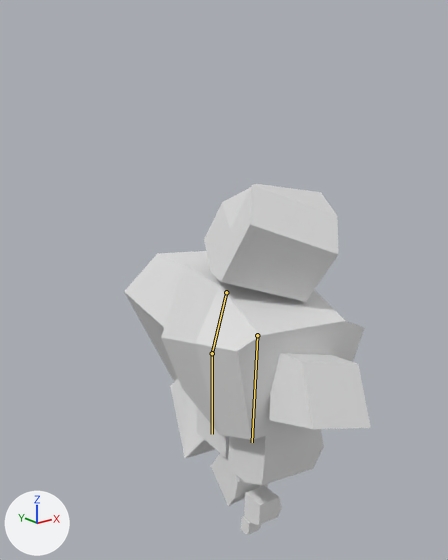
An edit to the FBX model Elderland/Assets/Models/Blender/Enemy/Heavy Enemy/HeavyEnemy.fbx, drawn before and after from the same camera.
One viewpoint serves both versions: a 50 mm lens placed at (-8.39, -9.28, 5.3), pointed at (-0.02, 1.19, 1.11). Arrows for +X, +Y and +Z are at lower left; the lights stay in place. Both versions are drawn at frame 71 of the action 'Armature|Left Attack'; the numbers are the values there. The bones that change are drawn over the model as lines.
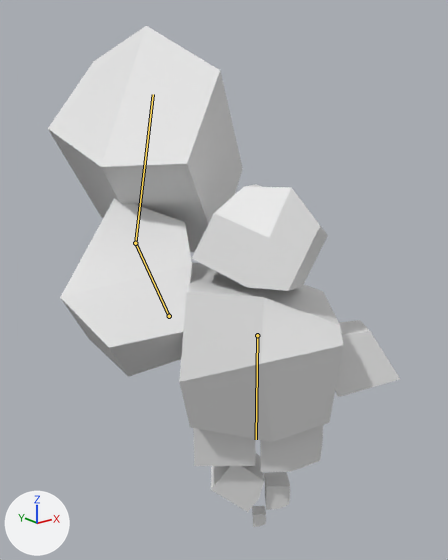
Boxes [x1, y1, x2, y2] around the edits, measured in the pictures (448 x 560 px):
'Cube.003', posed: before [170, 379, 215, 458]; after [48, 26, 243, 252]
'Chest', posed (20% narrower): before [161, 262, 365, 440]; after [179, 263, 343, 442]
'Cube.002', posed: before [124, 251, 208, 382]; after [60, 198, 192, 377]
'Cube.001', posed (9% shorter): before [204, 184, 339, 302]; after [192, 184, 328, 291]
'Cube.006', posed: before [269, 353, 371, 429]; after [335, 320, 400, 397]
'Cube.004', posed: before [228, 427, 324, 485]; after [260, 425, 323, 472]
'Cube.005', posed: before [197, 407, 229, 458]; after [193, 428, 256, 466]
'Cube.012', posed (7% narrower, 13% taller): before [211, 453, 268, 506]; after [211, 452, 264, 512]
'Cube.007', posed (31% narrower): before [244, 486, 282, 525]; after [264, 472, 290, 510]
'Cube.009', posed: before [241, 516, 261, 534]; after [252, 506, 266, 527]
bone 'Chest', root to tip: before (257, 335) to (252, 442); after (257, 335) to (256, 439)
bone 'Left Arm Upper', root to tip: before (226, 292) to (212, 353); after (169, 316) to (135, 243)
bone 'Left Arm Lower', root to tip: before (212, 353) to (212, 434); after (135, 243) to (153, 94)

What the commit changed:
Bone 'Chest' (bone_chest) turns from (-1, 7, 3) to (0, -52, 0) degrees about its own x, y and z.
Bone 'Left Arm Upper' (bone_left_arm_upper) moves from (0.32, -0.04, -0.06) to (0.0, 0.0, 0.0).
Bone 'Left Arm Upper' (bone_left_arm_upper) turns from (-13, -1, -1) to (50, -17, -144) degrees about its own x, y and z.
Bone 'Left Arm Lower' (bone_left_arm_lower) moves from (0.05, 0.23, 0.02) to (0.0, 0.0, 0.0).
Bone 'Left Arm Lower' (bone_left_arm_lower) is rescaled from (1.0, 1.0, 1.0) to (2.04, 2.04, 2.04).
